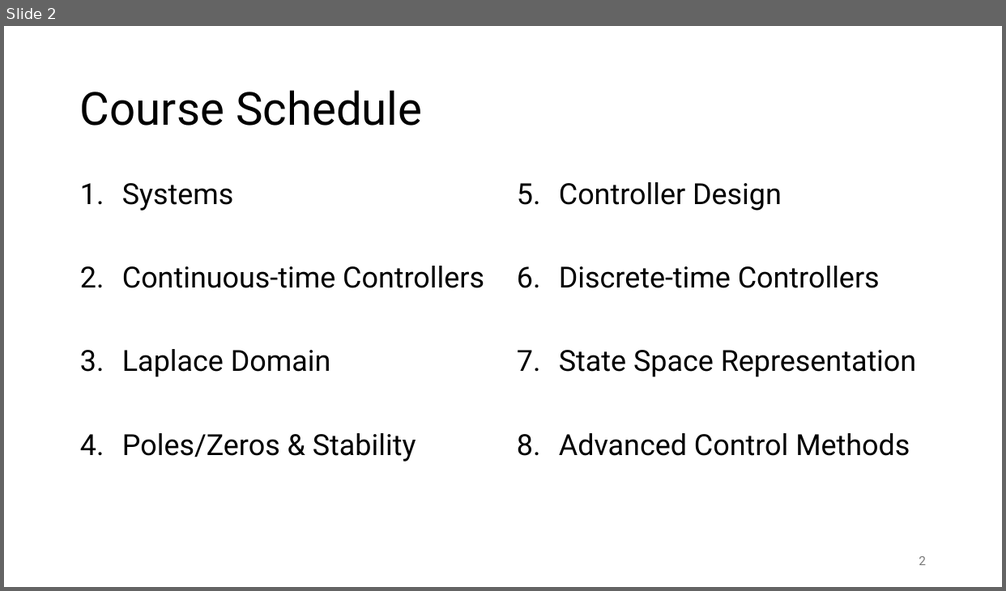
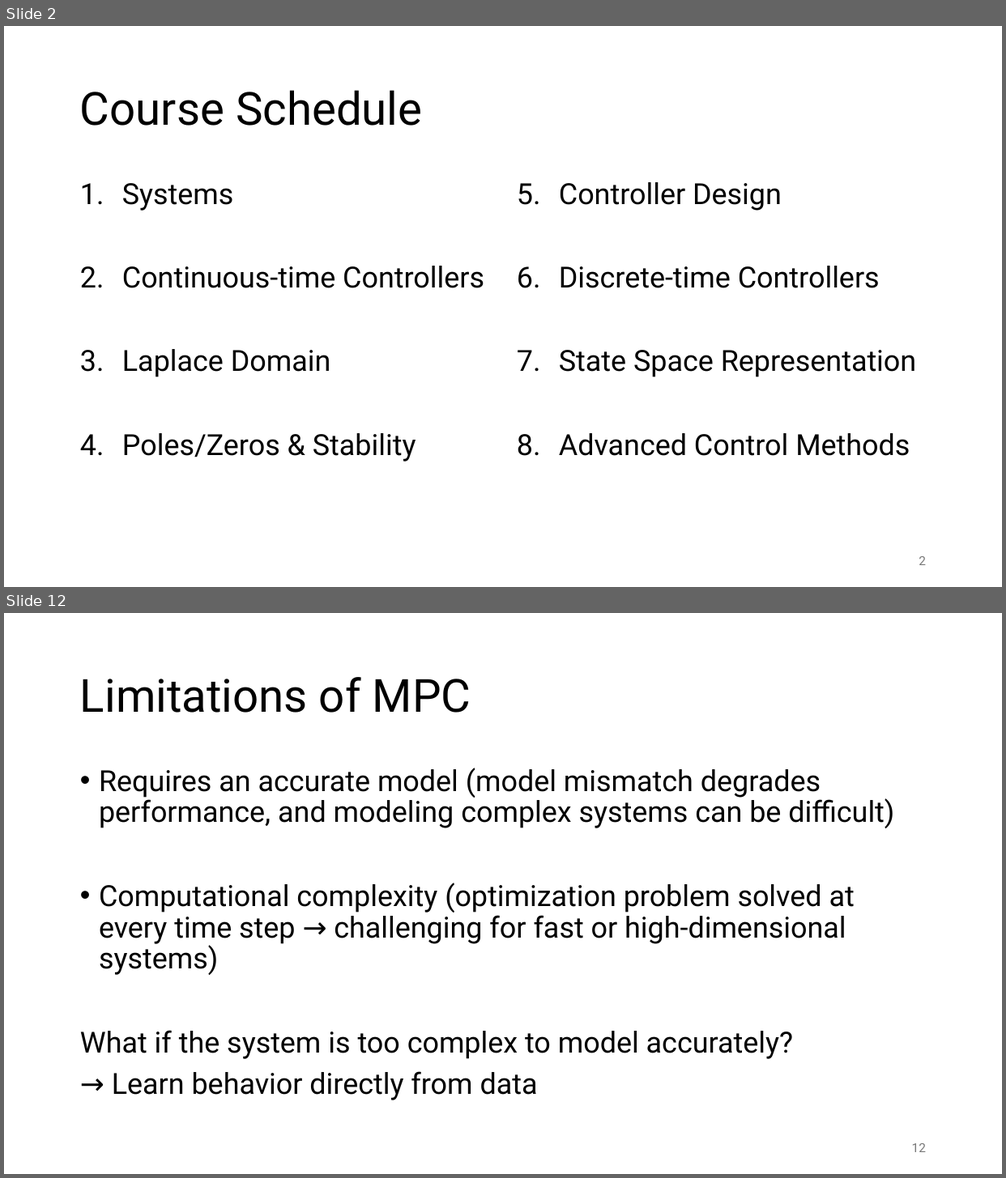
Before and after one commit to FelixWick/control_engineering, a slide deck: slides/8_advanced_control.pptx. Shown one above the other, each under a label of ours: slide 2 before the commit, slides 2 and 12 after it; the slides between them are not shown. The pictures are 1006x591 and 1006x1178 pixels, drawn with LibreOffice and Linux fonts; fonts in the diff are those of the drawing. Boxes give left, top, right and bottom in pixels: in the first picture for what was removed or moved away, otherwise in the second. Text is boxed around its words. In the diff, an @@ line names an element or a change of style, - is before the commit and + after.

```diff
--- a/slides/8_advanced_control.pptx
+++ b/slides/8_advanced_control.pptx
@@ slide 12 added at (4, 613, 1002, 1174), background #FFFFFF @@
@@ title added at (80, 677, 471, 713), 44 pt, text #000000 @@
+Limitations of MPC
@@ text added at (80, 768, 894, 1101), 28 pt, text #000000 @@
+• Requires an accurate model (model mismatch degrades performance, and modeling complex systems can be difficult)
+• Computational complexity (optimization problem solved at every time step → challenging for fast or high-dimensional systems)
+What if the system is too complex to model accurately?
+→ Learn behavior directly from data
@@ page number added at (912, 1144, 926, 1152), 12 pt, text #797979 @@
+12
```
Also in this commit, not shown: 3 slides changed, 11 other slides added, 3 slides removed, 3 other files.
